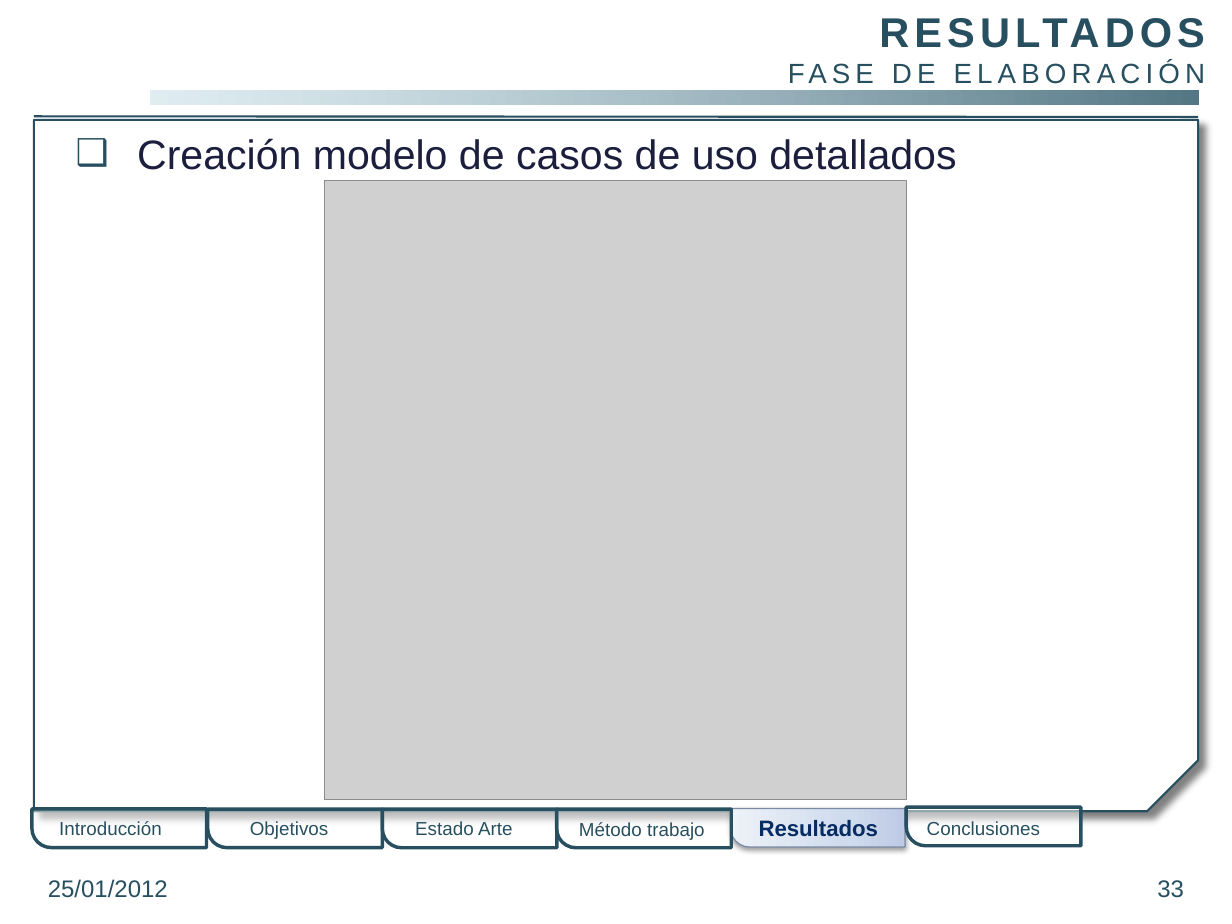
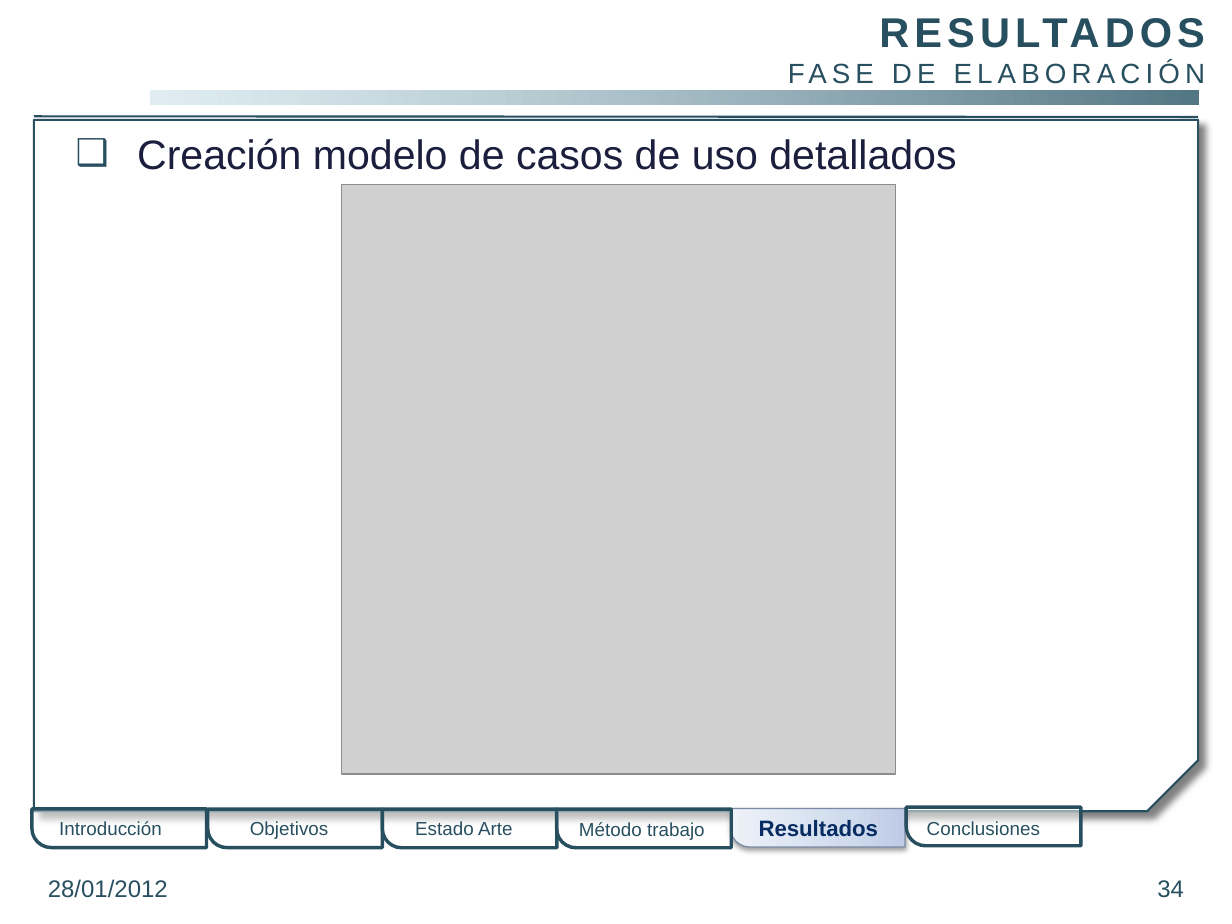
Before and after one commit to gangadhar001/repo-pfc, a slide deck: slide 34 of PFC/Presentacion/PresentacionPFC.pptx (slide 33 before the commit). Drawn at 1232x924 pixels with LibreOffice and Linux fonts; fonts in the diff are those of the drawing; grey boxes stand for pictures; background and template pictures are left out. Boxes give left, top, right and bottom in pixels: in the first picture for what was removed or moved away, otherwise in the second. Text is boxed around its words. In the diff, an @@ line names an element or a change of style, - is before the commit and + after.

```diff
--- a/PFC/Presentacion/PresentacionPFC.pptx
+++ b/PFC/Presentacion/PresentacionPFC.pptx
@@ picture: place and size @@
-picture at (324,180,906,798)
+picture at (341,185,896,774)
@@ text at (48,879,168,898): text changed @@
-25/01/2012
+28/01/2012
@@ page number at (1157,880,1184,898): text changed @@
-33
+34
```
Also in this commit, not shown: 31 other slides changed, 17 slides added.
